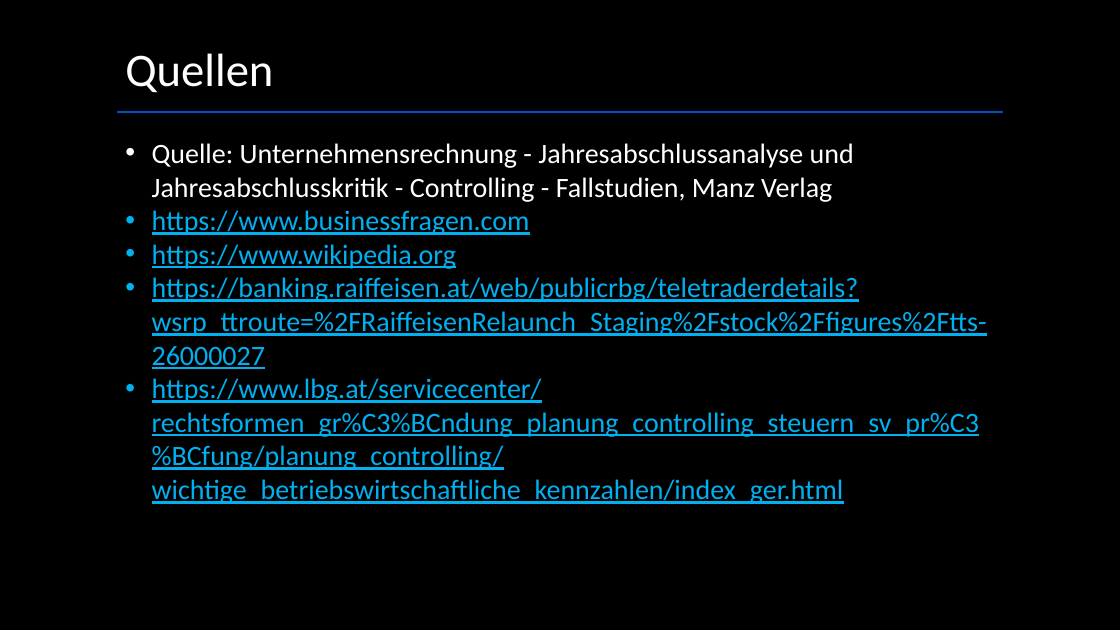
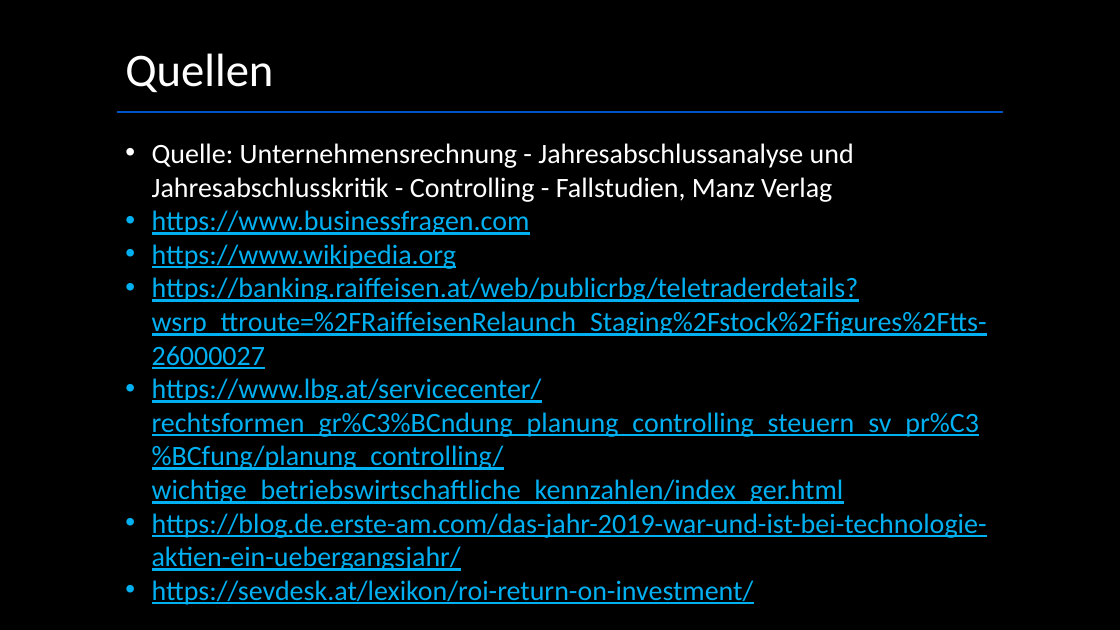
Before and after one commit to Meachtl/BWM-Kennzahlen, a slide deck: slide 43 of KennzahlenFinalVersion.pptx (slide 41 before the commit). Drawn at 1120x630 pixels with LibreOffice and Linux fonts; fonts in the diff are those of the drawing. Boxes give left, top, right and bottom in pixels: in the first picture for what was removed or moved away, otherwise in the second. Text is boxed around its words. In the diff, an @@ line names an element or a change of style, - is before the commit and + after.

```diff
--- a/KennzahlenFinalVersion.pptx
+++ b/KennzahlenFinalVersion.pptx
@@ text at (152,513,987,605): paragraphs added @@
+• https://blog.de.erste-am.com/das-jahr-2019-war-und-ist-bei-technologie-aktien-ein-uebergangsjahr/
+• https://sevdesk.at/lexikon/roi-return-on-investment/
```
Also in this commit, not shown: 2 slides added.
